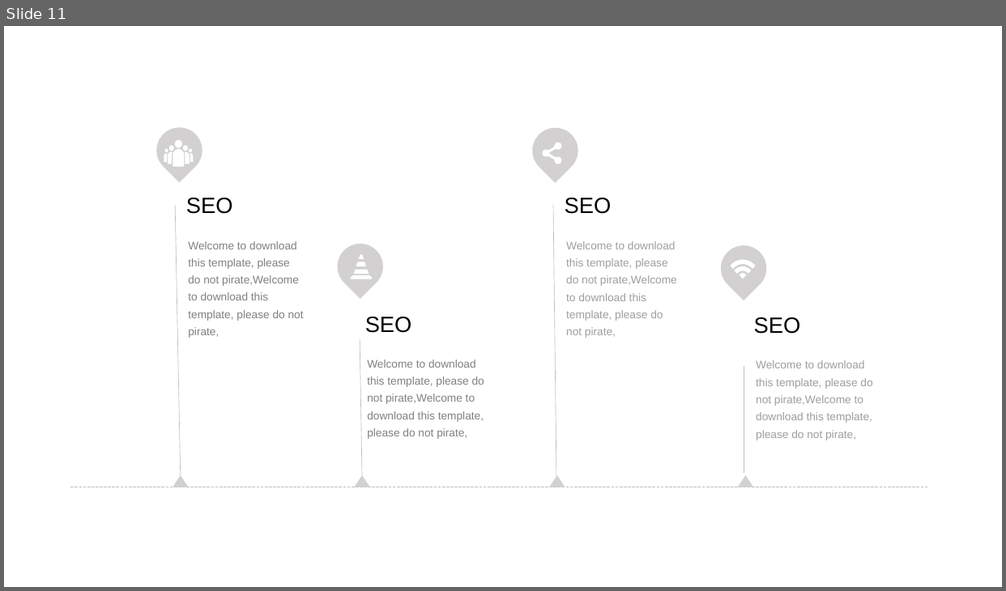
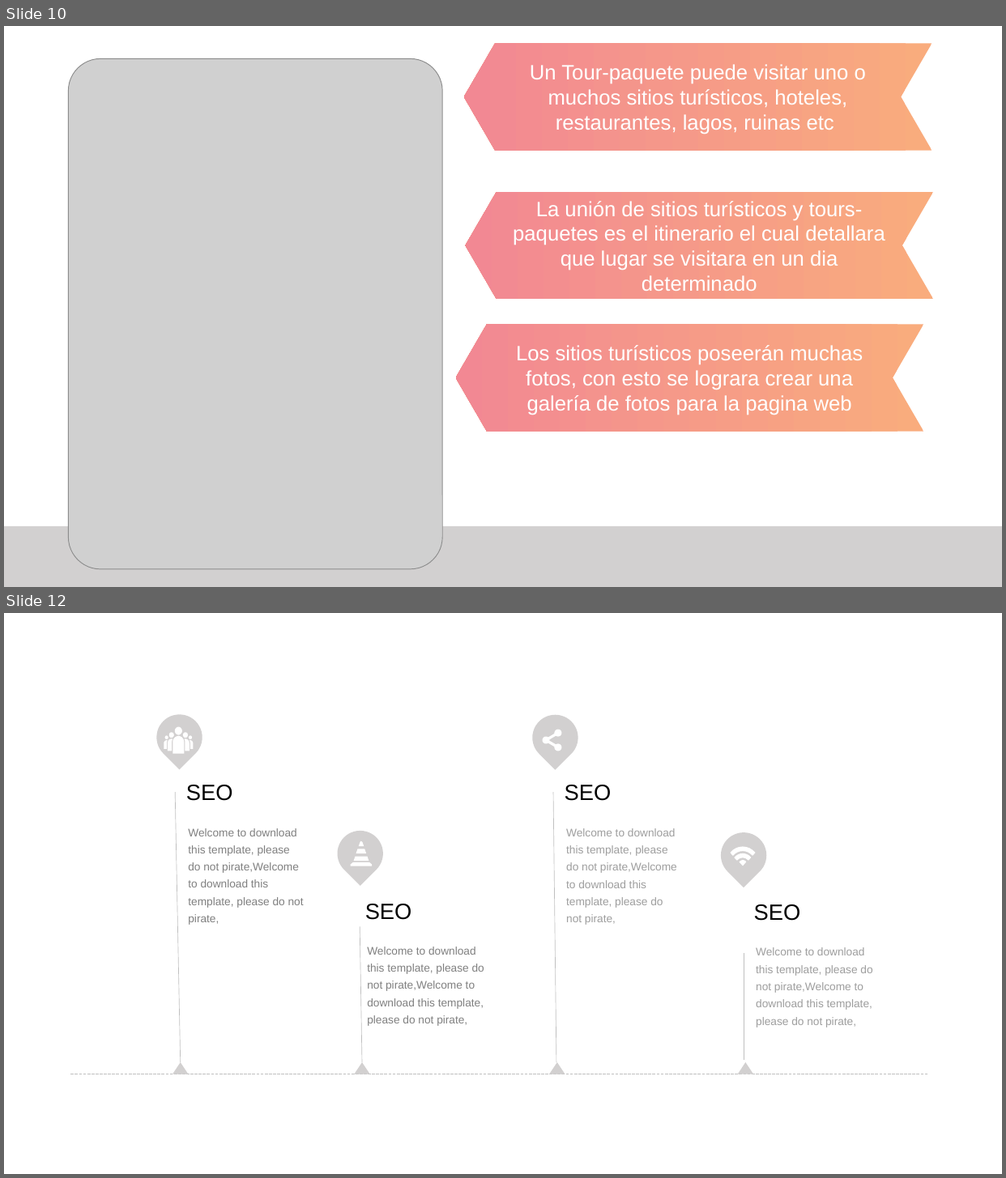
Before and after one commit to AbiPineda/SistemaAgencia, a slide deck: Documentacion/Base de Datos - Agencia de Viajes.pptx. Shown one above the other, each under a label of ours: slide 11 before the commit, slides 10 and 12 after it; the slides between them are not shown. The pictures are 1006x591 and 1006x1178 pixels, drawn with LibreOffice and Linux fonts; fonts in the diff are those of the drawing; grey boxes stand for pictures. Boxes give left, top, right and bottom in pixels: in the first picture for what was removed or moved away, otherwise in the second. Text is boxed around its words. In the diff, an @@ line names an element or a change of style, - is before the commit and + after.

```diff
--- a/Documentacion/Base de Datos - Agencia de Viajes.pptx
+++ b/Documentacion/Base de Datos - Agencia de Viajes.pptx
@@ slide 10 added at (x1=4, y1=26, x2=1002, y2=587), background #FFFFFF @@
@@ chevron added at (x1=464, y1=43, x2=932, y2=150), fill gradient #F9AC7D to #F28893, 20 pt, text #FFFFFF @@
+Un Tour-paquete puede visitar uno o muchos sitios turísticos, hoteles, restaurantes, lagos, ruinas etc
@@ picture added at (x1=68, y1=59, x2=443, y2=570) @@
@@ chevron added at (x1=465, y1=192, x2=933, y2=299), fill gradient #F9AC7D to #F28893, 20 pt, text #FFFFFF @@
+La unión de sitios turísticos y tours-paquetes es el itinerario el cual detallara que lugar se visitara en un dia determinado
@@ chevron added at (x1=456, y1=325, x2=924, y2=432), fill gradient #F9AC7D to #F28893, 20 pt, text #FFFFFF @@
+Los sitios turísticos poseerán muchas fotos, con esto se lograra crear una galería de fotos para la pagina web
@@ rectangle added at (x1=4, y1=527, x2=1002, y2=587), fill #D2D0D0 @@
@@ what was slide 11 is now slide 12 @@
```
Also in this commit, not shown: 3 slides changed, 5 other slides added, 5 slides removed, 1 other file.
